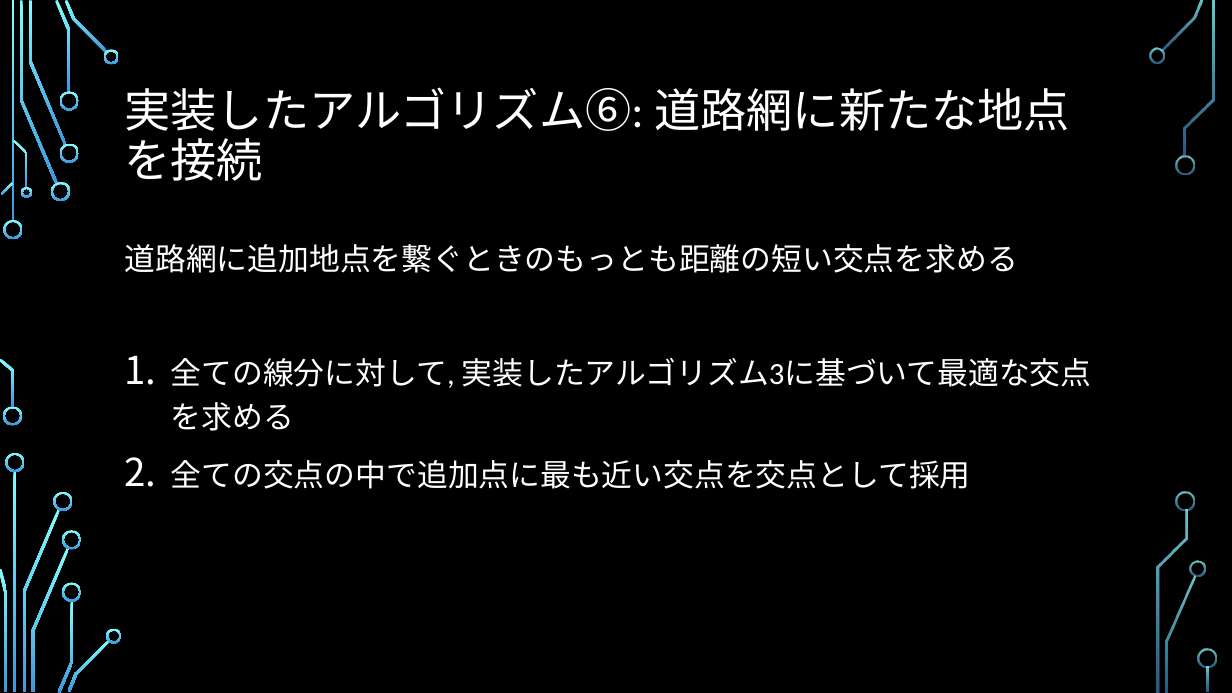
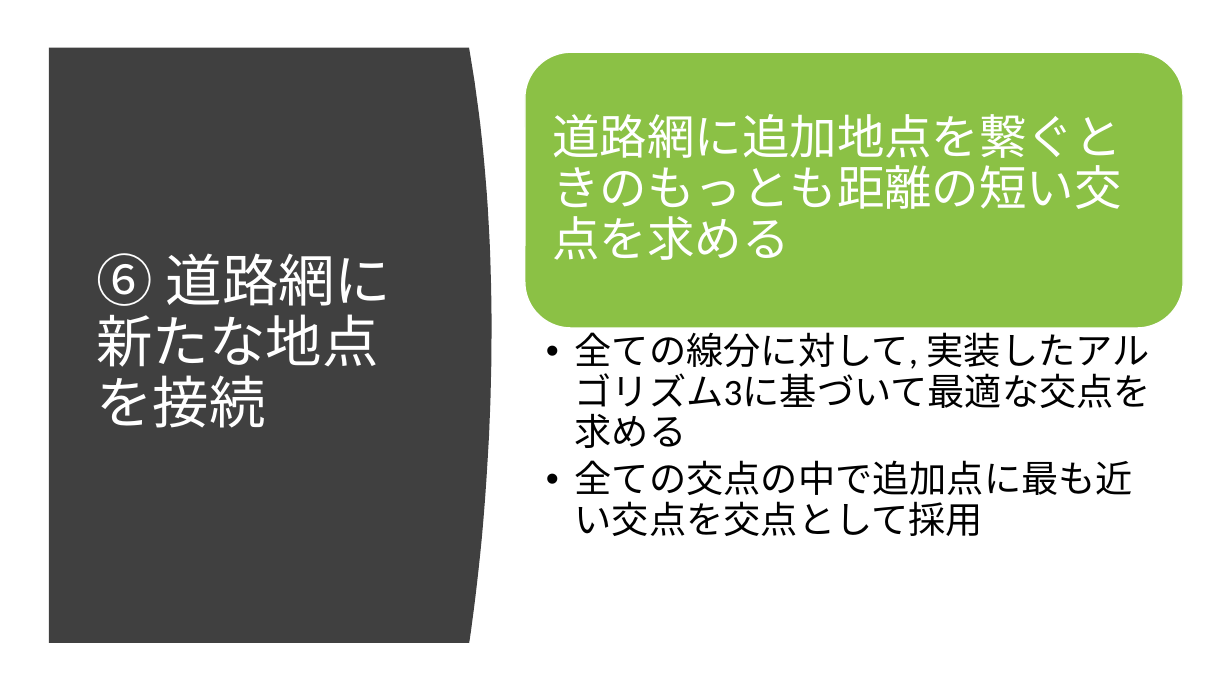
Before and after one commit to ie03-aizu-2019/ie03project-skys, a slide deck: slide 11 of Reports/Midterm.pptx (slide 10 before the commit). Drawn at 1232x693 pixels with LibreOffice and Linux fonts; fonts in the diff are those of the drawing; background and template pictures are left out. Boxes give left, top, right and bottom in pixels: in the first picture for what was removed or moved away, otherwise in the second. Text is boxed around its words. In the diff, an @@ line names an element or a change of style, - is before the commit and + after.

Commit message:
update design

```diff
--- a/Reports/Midterm.pptx
+++ b/Reports/Midterm.pptx
@@ background picture (left out) to #FFFFFF @@
@@ freeform shape added at (49, 48, 492, 643), fill #404040 @@
@@ rounded rectangle added at (525, 53, 1183, 328), fill #8BC145, outline #FFFFFF 1 pt @@
@@ text added at (553, 114, 1122, 260), 37 pt, text #FFFFFF @@
+道路網に追加地点を繋ぐときのもっとも距離の短い交点を求める
@@ title at (96, 253, 392, 428): text changed; size 36 to 44 pt @@
-実装したアルゴリズム⑥: 道路網に新たな地点を接続
+⑥ 道路網に新たな地点を接続
@@ text at (125, 244, 1018, 273): paragraph removed @@
-道路網に追加地点を繋ぐときのもっとも距離の短い交点を求める
@@ text "全ての線分に対して, 実装したアルゴリズム3に基づいて最適な交点を求める": place and size @@
-text "全ての線分に対して, 実装したアルゴリズム3に基づいて最適な交点を求める" at (125, 244, 1092, 489)
+text "全ての線分に対して, 実装したアルゴリズム3に基づいて最適な交点を求める" at (575, 327, 1151, 536)
@@ text "全ての線分に対して, 実装したアルゴリズム3に基づいて最適な交点を求める" at (575, 327, 1151, 536): size 24 to 29 pt, text colour #FFFFFF to #000000; bullet 1. to •; list level 1 to 2 in "全ての線分に対して, 実装したアルゴリズム3に基づいて最適な交点を求める"; line spacing 1.2 to 0.9; list level 1 to 2 in "全ての交点の中で追加点に最も近い交点を交点として採用" @@
@@ group removed at (0, 0, 1217, 693): 33 freeform shapes, 3 rectangles @@
```
Also in this commit, not shown: 16 other slides changed, 1 slide added.
